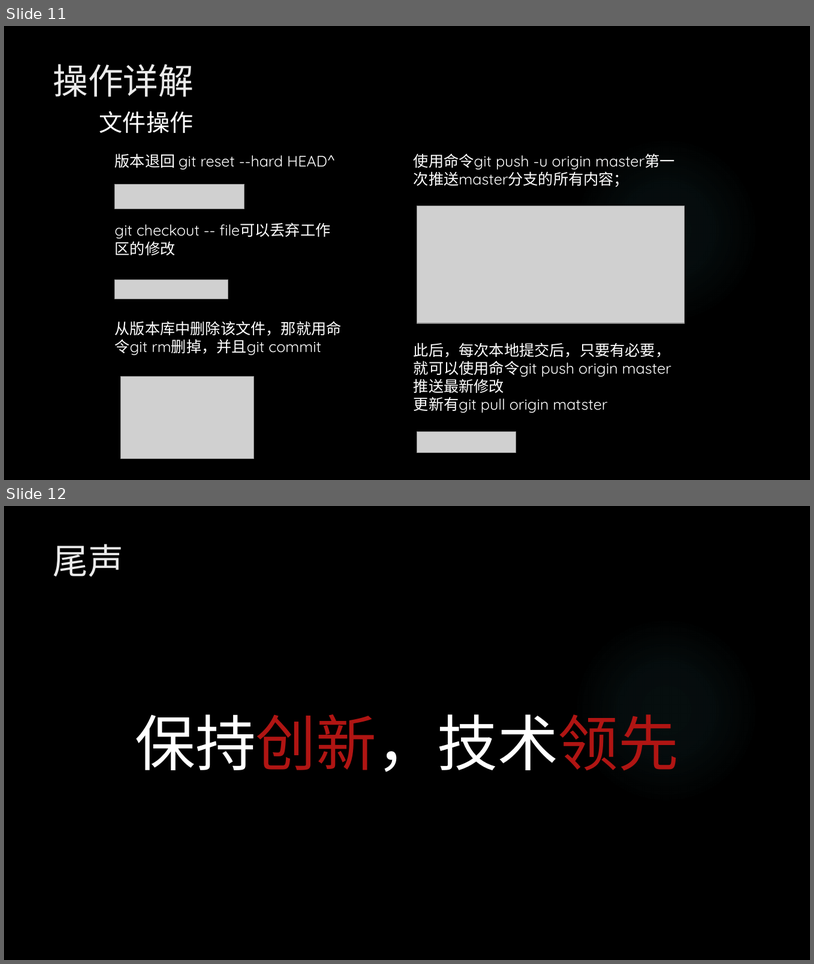
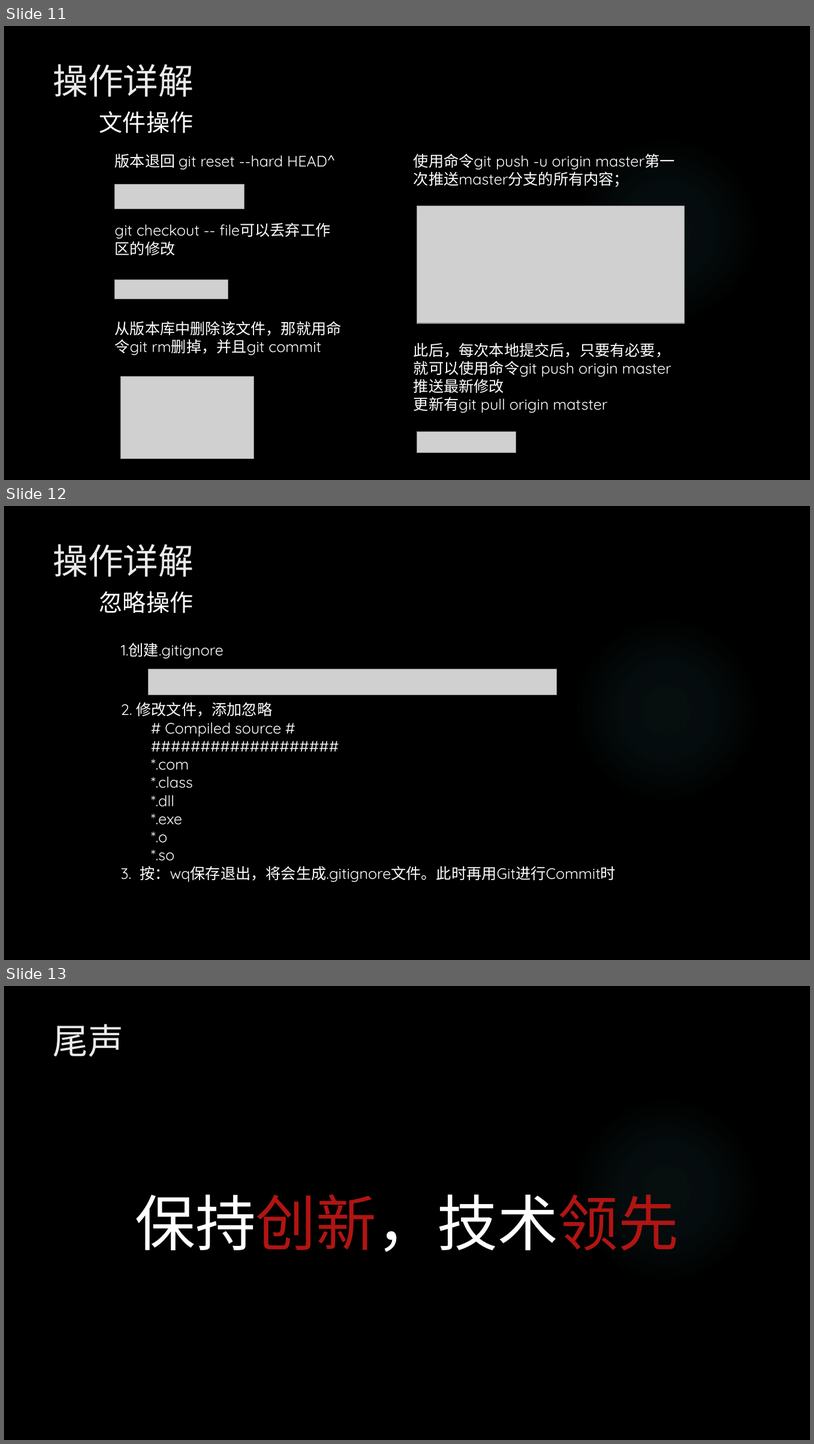
Before and after one commit to vvkill/git, a slide deck: git.pptx. Shown one above the other, each under a label of ours: slides 11 and 12 before the commit, slides 11, 12 and 13 after it. The pictures are 814x964 and 814x1444 pixels, drawn with LibreOffice and Linux fonts; fonts in the diff are those of the drawing; grey boxes stand for pictures; background and template pictures are left out. Boxes give left, top, right and bottom in pixels: in the first picture for what was removed or moved away, otherwise in the second. Text is boxed around its words. In the diff, an @@ line names an element or a change of style, - is before the commit and + after.

Commit message:
update

```diff
--- a/git.pptx
+++ b/git.pptx
@@ slide 12 added at [4, 506, 810, 960], background picture (left out); not listed: 1 template element that a slide beside it also shows @@
@@ title added at [53, 544, 194, 577], 42 pt, text #EBEBEB @@
+操作详解
@@ text added at [99, 591, 194, 613], 28 pt, text #FFFFFF @@
+忽略操作
@@ text added at [121, 642, 224, 658], 18 pt, text #FFFFFF @@
+1.创建.gitignore
@@ picture added at [149, 669, 557, 695] @@
@@ text added at [121, 702, 616, 882], 18 pt, text #FFFFFF @@
+2. 修改文件，添加忽略
+  # Compiled source #
+  ###################
+  *.com
+  *.class
+  *.dll
+  *.exe
+  *.o
+  *.so
+3. 按：wq保存退出，将会生成.gitignore文件。此时再用Git进行Commit时
@@ what was slide 12 is now slide 13 @@
```
Also in this commit, not shown: 2 slides changed.
